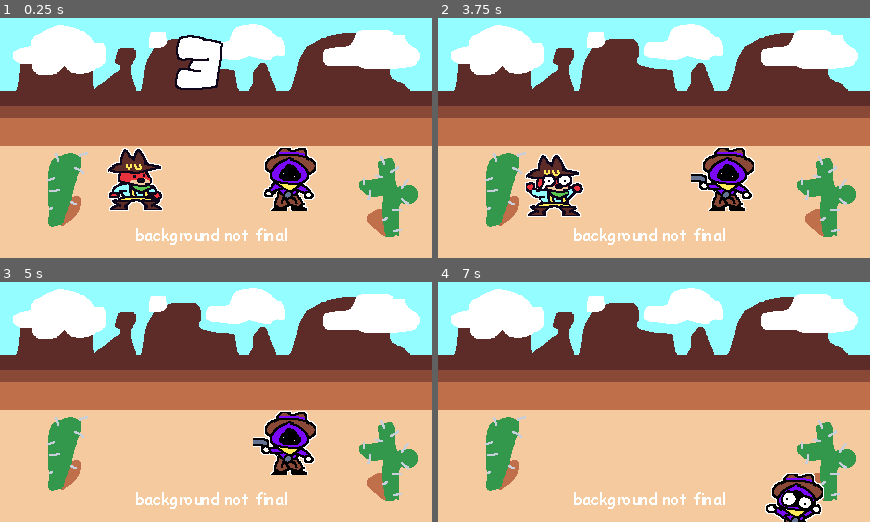
Above: before the commit, frames 1-4 (two rows, left to right).
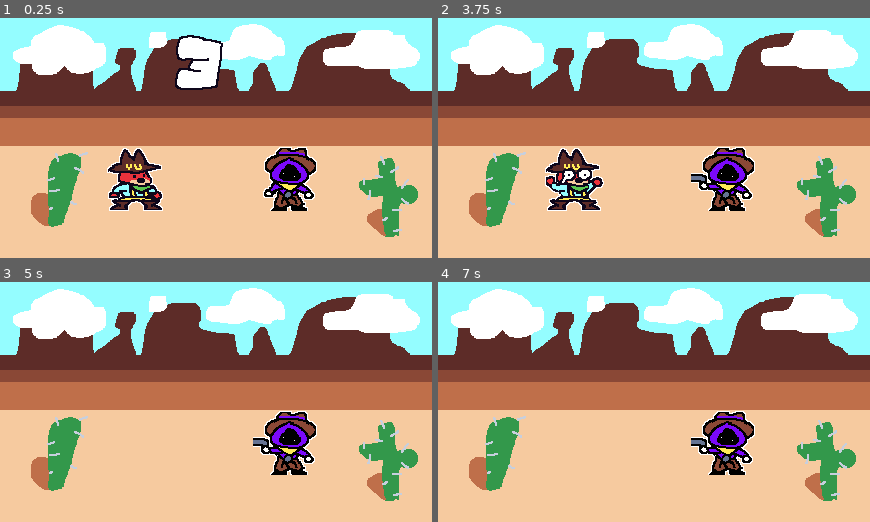
Above: after the commit, the same moments.

Repository: JUB-Yoush/scrimblo-games-vol1
Game: Godot game, scene res://games/quickdraw/src/game.tscn
The game is run twice, just before and just after one commit, with the same random seed, the same clock (stepped at 60 frames per second) and the same inputs. This scene is started directly instead of the project's main scene.
Inputs (mouse positions are in pixels of both pictures, inside the frame that each line leads up to):
- Up to frame 1 (0.25 s): no input
- Up to frame 2 (3.75 s): tap Enter (ui_accept) at 0.5, 0.77, 1.07, 1.25, 1.52, 1.82, 2.75, 3.02, 3.32, 3.5 s; move the mouse to (749, 126) at 0.52 s; hold Right (ui_right) 0.53-2.03 s; tap Space (draw) every 0.75 s from 0.6 to 3.6 s; click (749, 126) at 0.67 s; move the mouse to (567, 150) at 1.27 s; click (567, 150) at 1.42 s; move the mouse to (697, 85) at 2.02 s; hold Left (ui_left) 2.03-2.78 s; click (697, 85) at 2.17 s; move the mouse to (632, 186) at 2.77 s; hold Right (ui_right) from 2.78 s (still down); click (632, 186) at 2.92 s; move the mouse to (783, 174) at 3.52 s; click (783, 174) at 3.67 s
- Up to frame 3 (5 s): tap Enter (ui_accept) at 3.77, 4.07, 4.52, 4.82 s; move the mouse to (86, 366) at 4.27 s; release Right (ui_right) at 4.28 s; hold Left (ui_left) from 4.28 s (still down); tap Space (draw) at 4.35 s; click (86, 366) at 4.42 s
- Up to frame 4 (7 s): tap Enter (ui_accept) at 5, 6.02, 6.32, 6.77 s; move the mouse to (675, 402) at 5.02 s; release Left (ui_left) at 5.03 s; hold Right (ui_right) 5.03-5.78 s; tap Space (draw) at 5.1, 5.85, 6.6 s; click (675, 402) at 5.17 s; move the mouse to (589, 342) at 5.77 s; hold Left (ui_left) from 5.78 s (still down); click (589, 342) at 5.92 s; move the mouse to (749, 390) at 6.52 s; click (749, 390) at 6.67 s

The runs differ from the first frame. In frame 1, 1.4% of the frame differs, in the area x 7-67%, y 72-95%; in frame 2, 4.7%; in frame 3, 1.4%; in frame 4, 6.2%, in the area x 7-90%, y 53-100%.

Commit message:
art assets for flyswat

Diff:
--- a/games/flyswat/src/fly.gd
+++ b/games/flyswat/src/fly.gd
@@ -14,8 +14,10 @@
 func _ready() -> void:
 	$OnScreen.screen_exited.connect(func(): queue_free())
 	$Area2D.input_event.connect(on_clicked)
+	$AnimationPlayer.play("flap")
 
 func _process(delta) -> void:
+	$Sprite2D.global_rotation = 0
 	if alive:
 		rotation += arc * delta
 		velocity = velocity.rotated(arc)
@@ -30,5 +32,6 @@
 		if alive:
 			alive = false
 			died.emit()
+			$Sprite2D.texture = load("res://games/flyswat/assets/fly-ded.png")
 			print('died')
 		# change sprites or something
--- a/games/flyswat/src/fly.tscn
+++ b/games/flyswat/src/fly.tscn
@@ -1,17 +1,56 @@
-[gd_scene load_steps=4 format=3 uid="uid://miqqoiqojd1p"]
+[gd_scene load_steps=7 format=3 uid="uid://miqqoiqojd1p"]
 
 [ext_resource type="Script" path="res://games/flyswat/src/fly.gd" id="1_chtoy"]
-[ext_resource type="Texture2D" uid="uid://q5vh3ph1acbg" path="res://icon.svg" id="1_lypnb"]
+[ext_resource type="Texture2D" uid="uid://b3feh1cjc6apo" path="res://games/flyswat/assets/fly.png" id="2_rns81"]
 
 [sub_resource type="RectangleShape2D" id="RectangleShape2D_1cywu"]
-size = Vector2(28, 29)
+size = Vector2(23, 22.5)
+
+[sub_resource type="Animation" id="Animation_wwi2s"]
+resource_name = "flap"
+length = 0.1
+loop_mode = 1
+step = 0.05
+tracks/0/type = "value"
+tracks/0/imported = false
+tracks/0/enabled = true
+tracks/0/path = NodePath("Sprite2D:frame")
+tracks/0/interp = 1
+tracks/0/loop_wrap = true
+tracks/0/keys = {
+"times": PackedFloat32Array(0, 0.05),
+"transitions": PackedFloat32Array(1, 1),
+"update": 1,
+"values": [1, 0]
+}
+
+[sub_resource type="Animation" id="Animation_172p5"]
+length = 0.001
+tracks/0/type = "value"
+tracks/0/imported = false
+tracks/0/enabled = true
+tracks/0/path = NodePath("Sprite2D:frame")
+tracks/0/interp = 1
+tracks/0/loop_wrap = true
+tracks/0/keys = {
+"times": PackedFloat32Array(0),
+"transitions": PackedFloat32Array(1),
+"update": 1,
+"values": [0]
+}
+
+[sub_resource type="AnimationLibrary" id="AnimationLibrary_smek4"]
+_data = {
+"RESET": SubResource("Animation_172p5"),
+"flap": SubResource("Animation_wwi2s")
+}
 
 [node name="Fly" type="CharacterBody2D"]
 script = ExtResource("1_chtoy")
 
 [node name="Sprite2D" type="Sprite2D" parent="."]
-scale = Vector2(0.1, 0.1)
-texture = ExtResource("1_lypnb")
+texture = ExtResource("2_rns81")
+hframes = 2
 
 [node name="Area2D" type="Area2D" parent="."]
 
@@ -21,3 +60,8 @@
 [node name="OnScreen" type="VisibleOnScreenNotifier2D" parent="."]
 position = Vector2(4.76837e-07, 4.76837e-07)
 scale = Vector2(0.6, 0.6)
+
+[node name="AnimationPlayer" type="AnimationPlayer" parent="."]
+libraries = {
+"": SubResource("AnimationLibrary_smek4")
+}
--- a/games/flyswat/src/game.tscn
+++ b/games/flyswat/src/game.tscn
@@ -1,7 +1,8 @@
-[gd_scene load_steps=4 format=3 uid="uid://crihqai1bloct"]
+[gd_scene load_steps=5 format=3 uid="uid://crihqai1bloct"]
 
 [ext_resource type="Texture2D" uid="uid://q5vh3ph1acbg" path="res://icon.svg" id="1_6lr7e"]
 [ext_resource type="Script" path="res://games/flyswat/src/game.gd" id="1_r6bcs"]
+[ext_resource type="Texture2D" uid="uid://dbrnx5s2xpf0a" path="res://games/flyswat/assets/bg.png" id="2_fwl2q"]
 
 [sub_resource type="Curve2D" id="Curve2D_cdtuu"]
 _data = {
@@ -11,6 +12,12 @@
 
 [node name="game" type="Node2D"]
 script = ExtResource("1_r6bcs")
+
+[node name="TextureRect" type="TextureRect" parent="."]
+offset_right = 432.0
+offset_bottom = 240.0
+texture = ExtResource("2_fwl2q")
+stretch_mode = 1
 
 [node name="Mouse" type="Area2D" parent="."]
 visible = false
--- a/games/quickdraw/src/game.gd
+++ b/games/quickdraw/src/game.gd
@@ -12,9 +12,9 @@
 var countdown_sprite := ""
 var level = 0
 var player_shot:bool
-const DRAW_SPEEDS:Array[float] = [1,0.5,0.25]
+const DRAW_SPEEDS:Array[float] = [.3,0.5,0.25]
 
-const DRAW_VARIANCE:float = 5.0
+const DRAW_VARIANCE:float = 1.5
 var rng = RandomNumberGenerator.new()
 @onready var countdown:Sprite2D = $Countdown
 @onready var scrimblo:Sprite2D = $Scrimblo
@@ -24,6 +24,9 @@
 	pass # Replace with function body.
 
 func lose():
+	$Hitflash.visible = true
+	await get_tree().create_timer(.1).timeout
+	$Hitflash.visible = false
 	var rigid := RigidBody2D.new()
 	rigid.linear_velocity.x = -200
 	add_child(rigid)
@@ -43,7 +46,9 @@
 
 func shoot():
 	player_shot = true
-
+	$Hitflash.visible = true
+	await get_tree().create_timer(.1).timeout
+	$Hitflash.visible = false
 	var rigid := RigidBody2D.new()
 	rigid.linear_velocity.x = 200
 	add_child(rigid)
--- a/games/quickdraw/src/game.tscn
+++ b/games/quickdraw/src/game.tscn
@@ -1,9 +1,10 @@
-[gd_scene load_steps=5 format=3 uid="uid://b0vk25o8hs775"]
+[gd_scene load_steps=6 format=3 uid="uid://b0vk25o8hs775"]
 
 [ext_resource type="Script" path="res://games/quickdraw/src/game.gd" id="1_6uy3k"]
 [ext_resource type="Texture2D" uid="uid://cuvhgmhebr120" path="res://games/quickdraw/assets/bg.png" id="2_4rnse"]
 [ext_resource type="Texture2D" uid="uid://4iwo084x55lb" path="res://games/quickdraw/assets/scrimblo-cowboy1.png" id="2_xce5s"]
 [ext_resource type="Texture2D" uid="uid://bu3a55m5w13om" path="res://games/quickdraw/assets/wizard-cowboy1.png" id="3_nr0td"]
+[ext_resource type="Texture2D" uid="uid://hjq7373g116v" path="res://games/vsKayla/assets/bullets/stepper.png" id="5_ci14u"]
 
 [node name="Game" type="Node2D"]
 script = ExtResource("1_6uy3k")
@@ -22,3 +23,9 @@
 
 [node name="Countdown" type="Sprite2D" parent="."]
 position = Vector2(200, 44)
+
+[node name="Hitflash" type="Sprite2D" parent="."]
+visible = false
+position = Vector2(221, 121)
+scale = Vector2(15.5167, 2.74451)
+texture = ExtResource("5_ci14u")
--- /dev/null
+++ b/games/rei_autorunner/src/game.gd
@@ -0,0 +1,23 @@
+extends Node2D
+
+var obstacleScene = load("res://games/rei_autorunner/src/obstacle.tscn")
+var spawn_pos = Vector2(420,180)
+var spawn_timer = Timer.new()
+var spawn_time = 1.5
+func _ready() -> void:
+    add_child(spawn_timer)
+    spawn_timer.one_shot = false
+    spawn_timer.start(spawn_time)
+    spawn_timer.timeout.connect(spawn_obby)
+
+func _process(delta: float) -> void:
+
+    pass
+
+func spawn_obby():
+    var obby = obstacleScene.instantiate()
+    obby.position = spawn_pos
+    obby.speed = 100
+    add_child(obby)
+    #
+    pass
--- a/games/rei_autorunner/src/game.tscn
+++ b/games/rei_autorunner/src/game.tscn
@@ -1,5 +1,6 @@
-[gd_scene load_steps=6 format=3 uid="uid://bmcobtds2gqxp"]
+[gd_scene load_steps=7 format=3 uid="uid://bmcobtds2gqxp"]
 
+[ext_resource type="Script" path="res://games/rei_autorunner/src/game.gd" id="1_di7do"]
 [ext_resource type="Script" path="res://games/rei_autorunner/src/rei.gd" id="1_s8pnr"]
 [ext_resource type="Texture2D" uid="uid://q5vh3ph1acbg" path="res://icon.svg" id="2_p0yu5"]
 
@@ -12,6 +13,9 @@
 size = Vector2(437, 131)
 
 [node name="Game" type="Node2D"]
+script = ExtResource("1_di7do")
+metadata/_edit_horizontal_guides_ = [180.0]
+metadata/_edit_vertical_guides_ = [428.0]
 
 [node name="Rei" type="CharacterBody2D" parent="."]
 position = Vector2(48, 148)
@@ -35,7 +39,7 @@
 metadata/_edit_group_ = true
 
 [node name="Sprite2D" type="Sprite2D" parent="Floor"]
-modulate = Color(0, 0, 0, 1)
+modulate = Color(0.180005, 0.180005, 0.180005, 1)
 position = Vector2(152.5, 0)
 scale = Vector2(5.55469, 1)
 texture = ExtResource("2_p0yu5")
--- /dev/null
+++ b/games/rei_autorunner/src/obstacle.gd
@@ -0,0 +1,12 @@
+extends Area2D
+
+var speed:int
+# Called when the node enters the scene tree for the first time.
+func _ready() -> void:
+	pass # Replace with function body.
+
+
+# Called every frame. 'delta' is the elapsed time since the previous frame.
+func _process(delta: float) -> void:
+	position.x -= speed * delta
+	pass
--- /dev/null
+++ b/games/rei_autorunner/src/obstacle.tscn
@@ -0,0 +1,19 @@
+[gd_scene load_steps=4 format=3 uid="uid://c3s48drf03dwt"]
+
+[ext_resource type="Script" path="res://games/rei_autorunner/src/obstacle.gd" id="1_fewyg"]
+[ext_resource type="Texture2D" uid="uid://q5vh3ph1acbg" path="res://icon.svg" id="1_sg1dc"]
+
+[sub_resource type="RectangleShape2D" id="RectangleShape2D_prihi"]
+size = Vector2(14, 30)
+
+[node name="Obstacle" type="Area2D"]
+script = ExtResource("1_fewyg")
+
+[node name="Sprite2D" type="Sprite2D" parent="."]
+position = Vector2(0, 4.15)
+scale = Vector2(0.103906, 0.252344)
+texture = ExtResource("1_sg1dc")
+
+[node name="CollisionShape2D" type="CollisionShape2D" parent="."]
+position = Vector2(0, 3)
+shape = SubResource("RectangleShape2D_prihi")
--- a/games/rei_autorunner/src/rei.gd
+++ b/games/rei_autorunner/src/rei.gd
@@ -1,9 +1,8 @@
 extends CharacterBody2D
 
 
-var gravity_speed = 1.0
-var jump_speed = 100.0
-var in_air = false
+var gravity_speed = 7.0
+var jump_speed = 250.0
 # Called when the node enters the scene tree for the first time.
 func _ready() -> void:
 	pass # Replace with function body.
@@ -12,6 +11,6 @@
 # Called every frame. 'delta' is the elapsed time since the previous frame.
 func _physics_process(delta: float) -> void:
 	velocity.y += gravity_speed
-	if Input.is_action_just_pressed("spacebar"):
+	if Input.is_action_just_pressed("spacebar") and is_on_floor():
 		velocity.y -= jump_speed
 	move_and_slide()
Binary file added: games/flyswat/assets/bg.png
Not shown, added: games/flyswat/assets/bg.png.import
Binary file added: games/flyswat/assets/fly-ded.aseprite
Binary file added: games/flyswat/assets/fly-ded.png
Not shown, added: games/flyswat/assets/fly-ded.png.import
Binary file added: games/flyswat/assets/fly.png
Not shown, added: games/flyswat/assets/fly.png.import
Binary file added: games/flyswat/assets/fly1.png
Not shown, added: games/flyswat/assets/fly1.png.import
Binary file added: games/flyswat/assets/fly2.png
Not shown, added: games/flyswat/assets/fly2.png.import
Binary file changed: games/quickdraw/assets/bg.png
